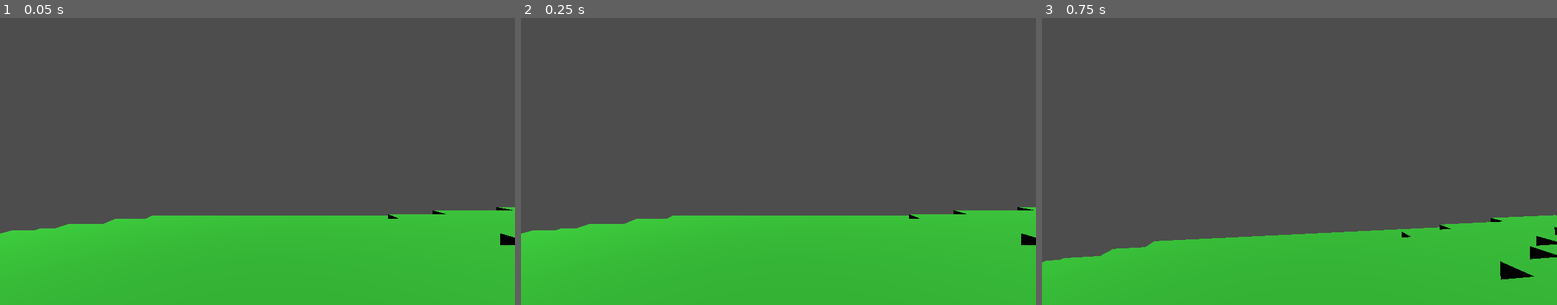
Above: before the commit, frames 1-3 (left to right).
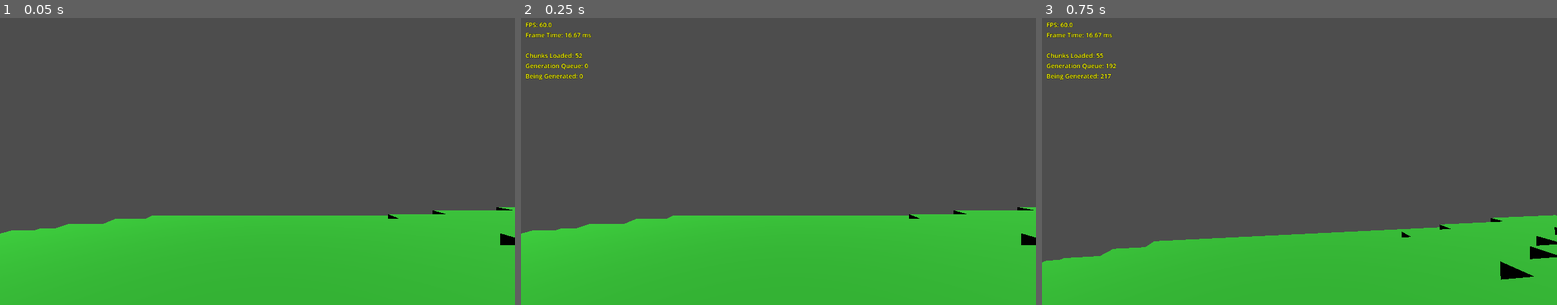
Above: after the commit, the same moments.

Repository: Ephesius/godot-voxels
Game: Godot game, scene res://scenes/world.tscn
Same seed, same stepped clock (60 frames per second), same inputs: the game is played once before the commit and once after it. The project has no main scene, so this scene is started directly.
Inputs (mouse positions are in pixels of both pictures, inside the frame that each line leads up to):
- Up to frame 1 (0.05 s): no input
- Up to frame 2 (0.25 s): no input
- Up to frame 3 (0.75 s): tap Enter (ui_accept) at 0.5 s; move the mouse to (1325, 158) at 0.52 s; hold W (move_forward) from 0.53 s (still down); hold Ctrl (slow) from 0.53 s (still down)

Frame 1 is identical in both runs. In frame 2, 0.6% of the frame differs, in the area x 0-14%, y 1-22%; in frame 3, 0.6%, in the area x 0-15%, y 1-22%.

Commit message:
Add in-game FPS counter and performance monitor
Created fps_counter.gd that displays:
- Current FPS and frame time
- Chunks loaded count
- Generation queue size
- Active generation tasks

Updates every 0.1 seconds in top-left corner with yellow text and
black outline for visibility. Provides real-time performance metrics
during gameplay.

Diff:
--- /dev/null
+++ b/scripts/fps_counter.gd
@@ -0,0 +1,53 @@
+extends Label
+
+## FPS Counter - displays performance metrics in top-left corner
+
+# Update interval in seconds (don't update every frame, too flickery)
+const UPDATE_INTERVAL: float = 0.1
+
+var time_since_update: float = 0.0
+var frame_count: int = 0
+
+# Optional reference to chunk manager for additional stats
+var chunk_manager: ChunkManager = null
+
+func _ready() -> void:
+	# Position in top-left corner with some padding
+	position = Vector2(10, 10)
+
+	# Style the label for readability
+	add_theme_font_size_override("font_size", 14)
+	add_theme_color_override("font_color", Color.YELLOW)
+	add_theme_color_override("font_outline_color", Color.BLACK)
+	add_theme_constant_override("outline_size", 2)
+
+func _process(delta: float) -> void:
+	time_since_update += delta
+	frame_count += 1
+
+	# Update display at regular intervals
+	if time_since_update >= UPDATE_INTERVAL:
+		var fps: float = frame_count / time_since_update
+		var frame_time: float = (time_since_update / frame_count) * 1000.0  # Convert to ms
+
+		# Build stats text
+		var stats_text: String = "FPS: %.1f\nFrame Time: %.2f ms" % [fps, frame_time]
+
+		# Add chunk manager stats if available
+		if chunk_manager != null:
+			var chunks_loaded: int = chunk_manager.chunks.size()
+			var queue_size: int = chunk_manager.chunk_generation_queue.size()
+			var being_generated: int = chunk_manager.chunks_being_generated.size()
+
+			stats_text += "\n\nChunks Loaded: %d" % chunks_loaded
+			stats_text += "\nGeneration Queue: %d" % queue_size
+			stats_text += "\nBeing Generated: %d" % being_generated
+
+		text = stats_text
+
+		# Reset counters
+		time_since_update = 0.0
+		frame_count = 0
+
+func set_chunk_manager(cm: ChunkManager) -> void:
+	chunk_manager = cm
--- a/scripts/main.gd
+++ b/scripts/main.gd
@@ -50,3 +50,11 @@
 	var light: DirectionalLight3D = DirectionalLight3D.new()
 	light.rotation_degrees = Vector3(-45, 45, 0)
 	add_child(light)
+
+	# Add FPS counter UI
+	var canvas_layer: CanvasLayer = CanvasLayer.new()
+	add_child(canvas_layer)
+
+	var fps_counter: Label = preload("res://scripts/fps_counter.gd").new()
+	fps_counter.set_chunk_manager(chunk_manager)
+	canvas_layer.add_child(fps_counter)
